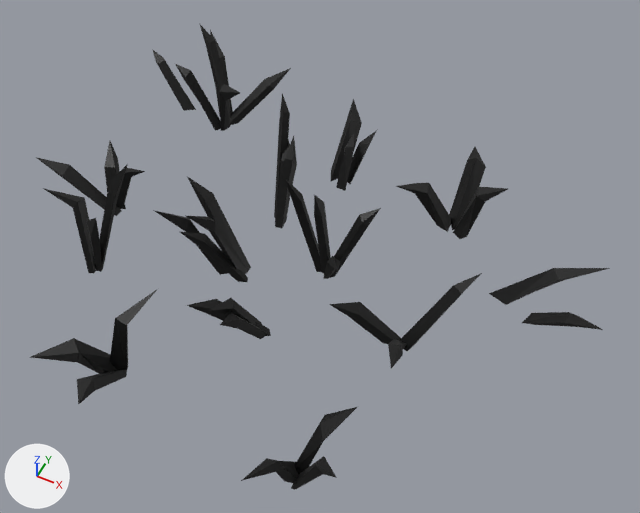
The glTF model public/siege/scifi/dark_SM_Plant_Grass_Patch_01.gltf: old version first, new version second.
Rendered twice from a 50 mm camera at (1.48, -2.66, 3.57) aimed at (0.17, -0.04, 0.29). The axes (+X, +Y, +Z) are drawn at lower left. The lights are the same throughout. The older version comes first. Where no turn or scale is listed for an object, it has been applied to the vertices.

The older version as bpy lines, for what is in view:
```python
mat_mat_01a = principled_material('MAT_01A')
mat_mat_01a.texture = img_polygondarkfantasy_emissive_04_a
mat_mat_01a.roughness = 0.553
me_mesh = bpy.data.meshes.new('Mesh')
me_mesh.from_pydata(...)  # 387 vertices, 602 faces; spans x -1.55..1.55, y -1.28..1.28, z 0.02..0.75
me_mesh.materials.append(mat_mat_01a)  # picture img_polygondarkfantasy_emissive_04_a
ob_sm_plant_grass_patch_01 = bpy.data.objects.new('SM_Plant_Grass_Patch_01', me_mesh)
ob_sm_plant_grass_patch_01.location = (0.0, 0.0, 0.0)
```
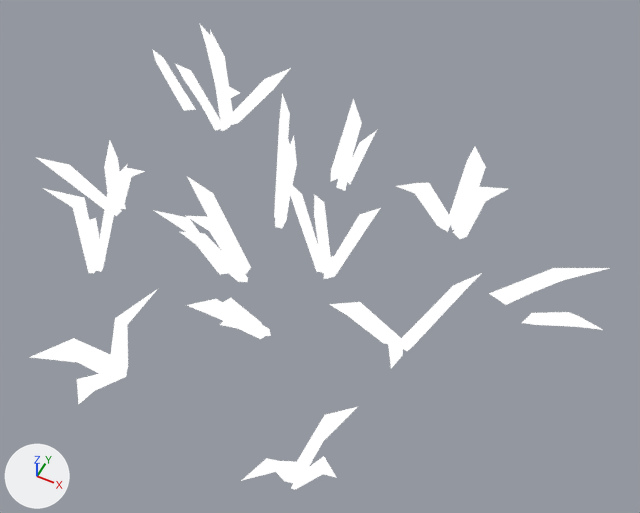
The change in detail:
In material 'MAT_01A' (mat_mat_01a), emission_strength is now set to 1.0.

Location of each change, [x1, y1, x2, y2] in pixels of the pictures (640 x 513 px):
'SM_Plant_Grass_Patch_01', surface changed: [30, 23, 610, 490] in both
